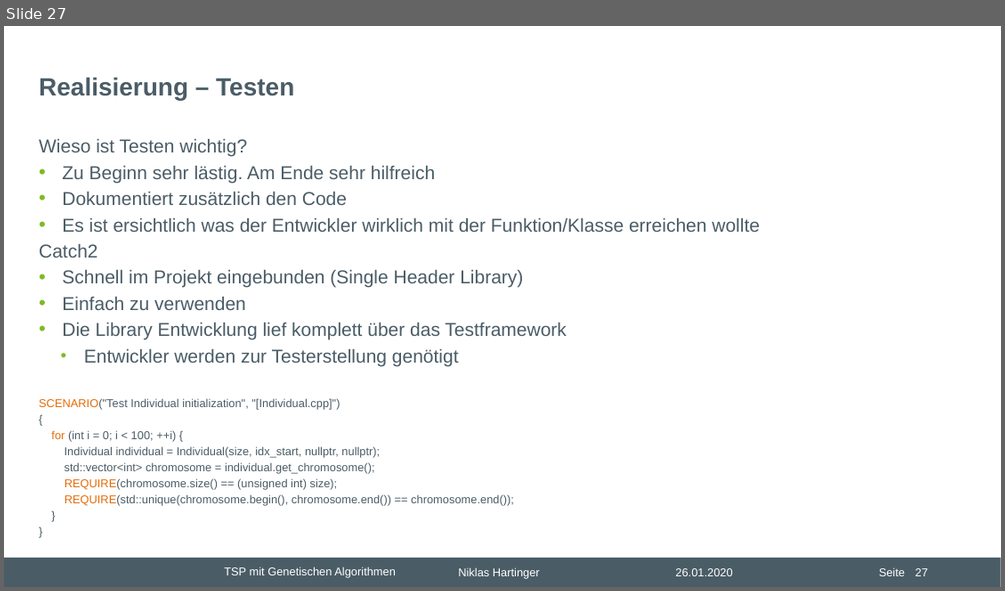
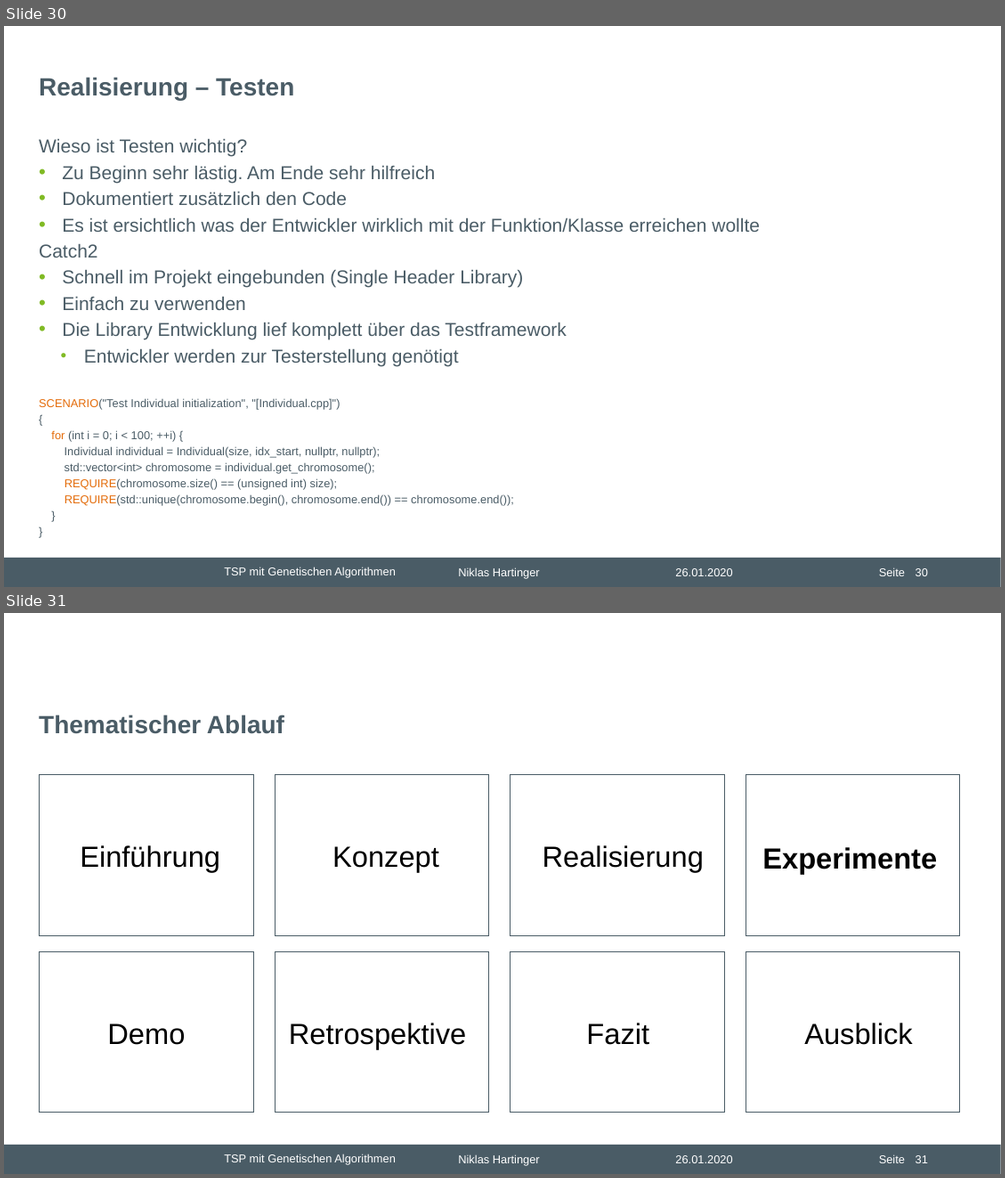
Before and after one commit to nhrt/Genetic-Algorithms, a slide deck: Projektvortrag/Präsentation Projektvortrag.pptx. Shown one above the other, each under a label of ours: slide 27 before the commit, slides 30 and 31 after it. The pictures are 1005x591 and 1005x1178 pixels, drawn with LibreOffice and Linux fonts; fonts in the diff are those of the drawing; background and template pictures are left out. Boxes give left, top, right and bottom in pixels: in the first picture for what was removed or moved away, otherwise in the second. Text is boxed around its words. In the diff, an @@ line names an element or a change of style, - is before the commit and + after.

```diff
--- a/Projektvortrag/Präsentation Projektvortrag.pptx
+++ b/Projektvortrag/Präsentation Projektvortrag.pptx
@@ slide 31 added at [4,613,1001,1174], background #FFFFFF; not listed: 6 template elements that a slide beside it also shows @@
@@ title added at [39,714,284,734], 24 pt, text #4A5C66, bold @@
+Thematischer Ablauf
@@ rectangle added at [39,774,253,935], outline #4A5C66 0.5 pt @@
@@ rectangle added at [275,774,488,935], outline #4A5C66 0.5 pt @@
@@ rectangle added at [510,774,724,935], outline #4A5C66 0.5 pt @@
@@ rectangle added at [745,774,960,935], outline #4A5C66 0.5 pt @@
@@ text added at [80,845,220,871], 28 pt, text #000000 @@
+Einführung
@@ text added at [332,846,439,871], 28 pt, text #000000 @@
+Konzept
@@ text added at [542,845,704,871], 28 pt, text #000000 @@
+Realisierung
@@ text added at [762,847,937,874], 28 pt, text #000000, bold @@
+Experimente
@@ rectangle added at [39,952,253,1112], outline #4A5C66 0.5 pt @@
@@ rectangle added at [275,952,488,1112], outline #4A5C66 0.5 pt @@
@@ rectangle added at [510,952,724,1112], outline #4A5C66 0.5 pt @@
@@ rectangle added at [745,952,960,1112], outline #4A5C66 0.5 pt @@
@@ text added at [107,1023,185,1045], 28 pt, text #000000 @@
+Demo
@@ text added at [289,1022,466,1048], 28 pt, text #000000 @@
+Retrospektive
@@ text added at [586,1022,649,1045], 28 pt, text #000000 @@
+Fazit
@@ text added at [804,1022,913,1045], 28 pt, text #000000 @@
+Ausblick
@@ what was slide 27 is now slide 30 @@
@@ page number at [915,568,928,576]: text changed @@
-27
+30
```
Also in this commit, not shown: 12 slides changed, 16 other slides added, 6 slides removed, 14 other files.
